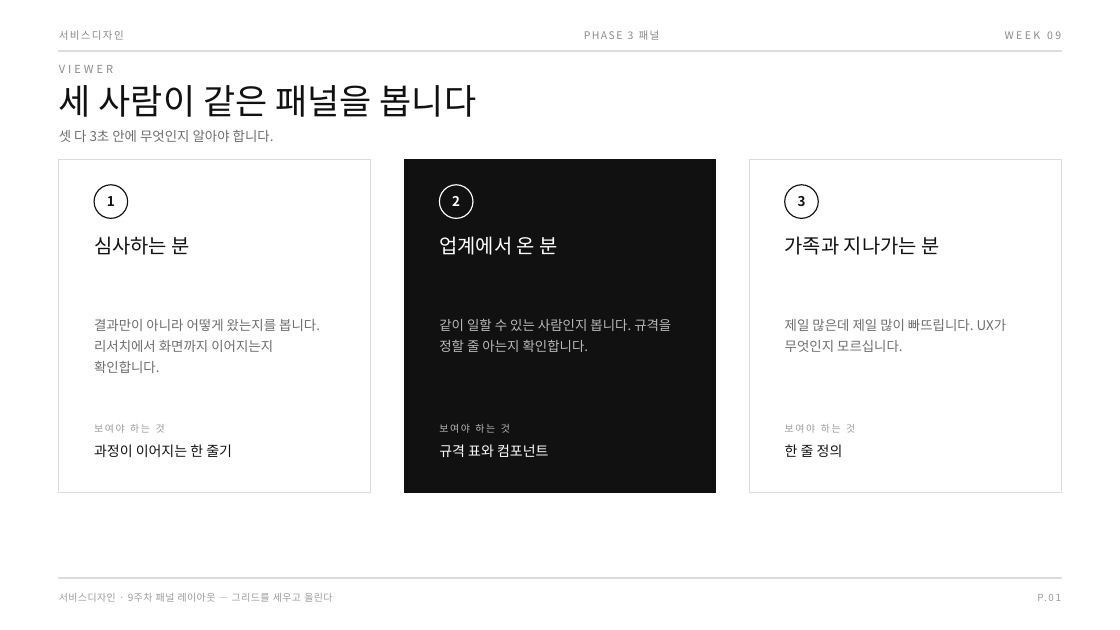
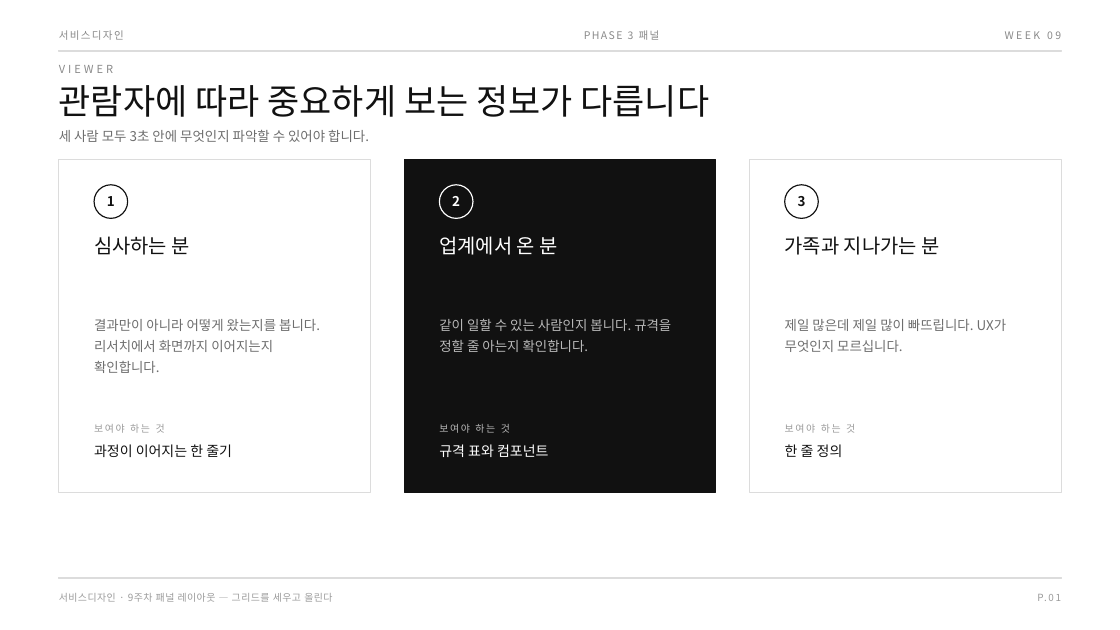
Before and after one commit to design-eng/MIN.D, a slide deck: slide 4 of dist/weeks-2학기/서비스디자인_2학기_09주차_패널레이아웃.pptx. Drawn at 1120x630 pixels with LibreOffice and Linux fonts; fonts in the diff are those of the drawing. Boxes give left, top, right and bottom in pixels: in the first picture for what was removed or moved away, otherwise in the second. Text is boxed around its words. In the diff, an @@ line names an element or a change of style, - is before the commit and + after.

```diff
--- a/dist/weeks-2학기/서비스디자인_2학기_09주차_패널레이아웃.pptx
+++ b/dist/weeks-2학기/서비스디자인_2학기_09주차_패널레이아웃.pptx
@@ text at (x1=59, y1=85, x2=710, y2=117): text changed @@
-세 사람이 같은 패널을 봅니다
+관람자에 따라 중요하게 보는 정보가 다릅니다
@@ text at (x1=59, y1=130, x2=369, y2=142): text changed @@
-셋 다 3초 안에 무엇인지 알아야 합니다.
+세 사람 모두 3초 안에 무엇인지 파악할 수 있어야 합니다.
```
Also in this commit, not shown: 20 other slides changed, 5 other files.
